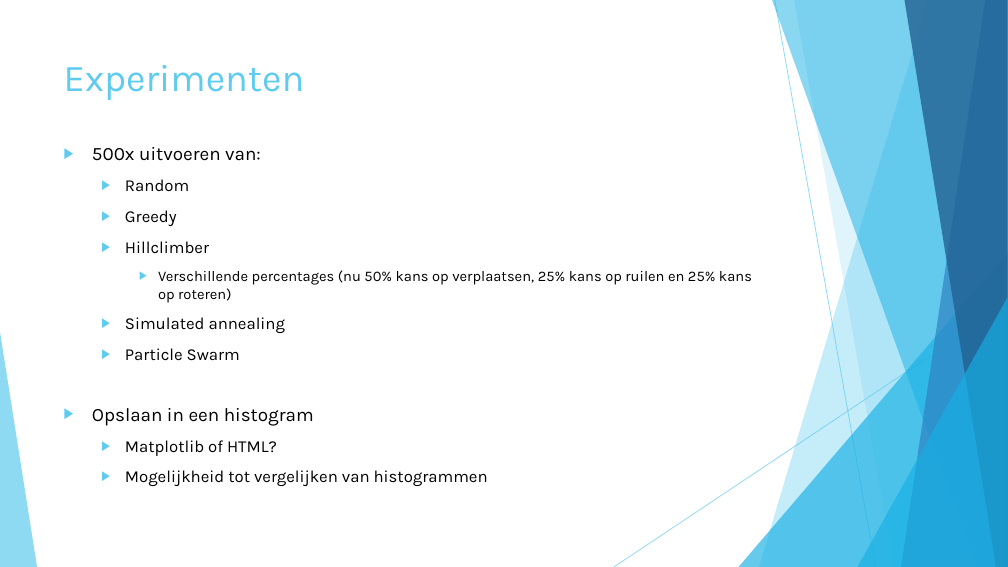
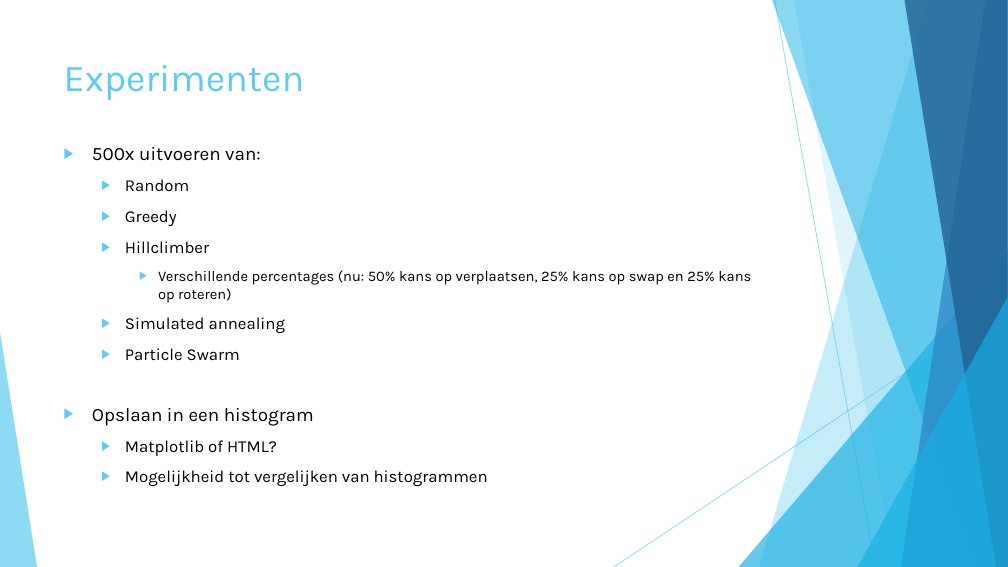
Before and after one commit to roosgreven/Heuristieken, a slide deck: slide 8 of files/presentatie heuristieken.pptx. Drawn at 1008x567 pixels with LibreOffice and Linux fonts; fonts in the diff are those of the drawing. Boxes give left, top, right and bottom in pixels: in the first picture for what was removed or moved away, otherwise in the second. Text is boxed around its words. In the diff, an @@ line names an element or a change of style, - is before the commit and + after.

```diff
--- a/files/presentatie heuristieken.pptx
+++ b/files/presentatie heuristieken.pptx
@@ text at (x1=158, y1=270, x2=751, y2=303): text changed @@
-    ▶ Verschillende percentages (nu 50% kans op verplaatsen, 25% kans op ruilen en 25% kans op roteren)
+    ▶ Verschillende percentages (nu: 50% kans op verplaatsen, 25% kans op swap en 25% kans op roteren)
```
Also in this commit, not shown: 1 other slide changed, 12 other files.
